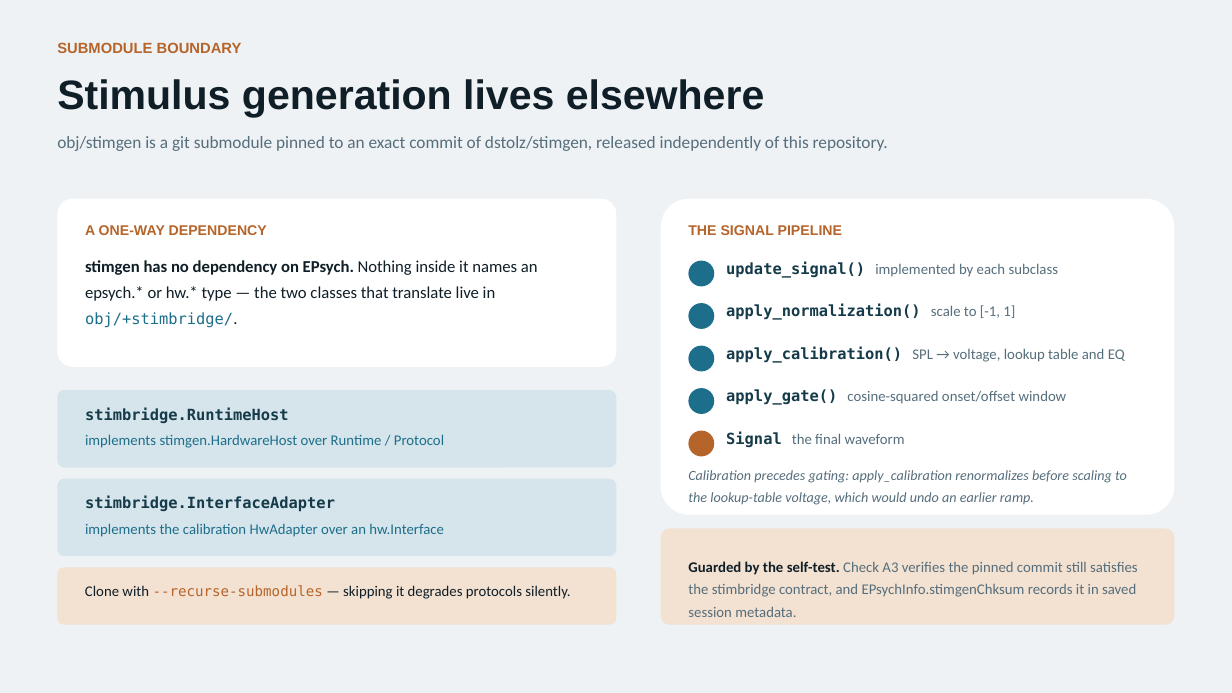
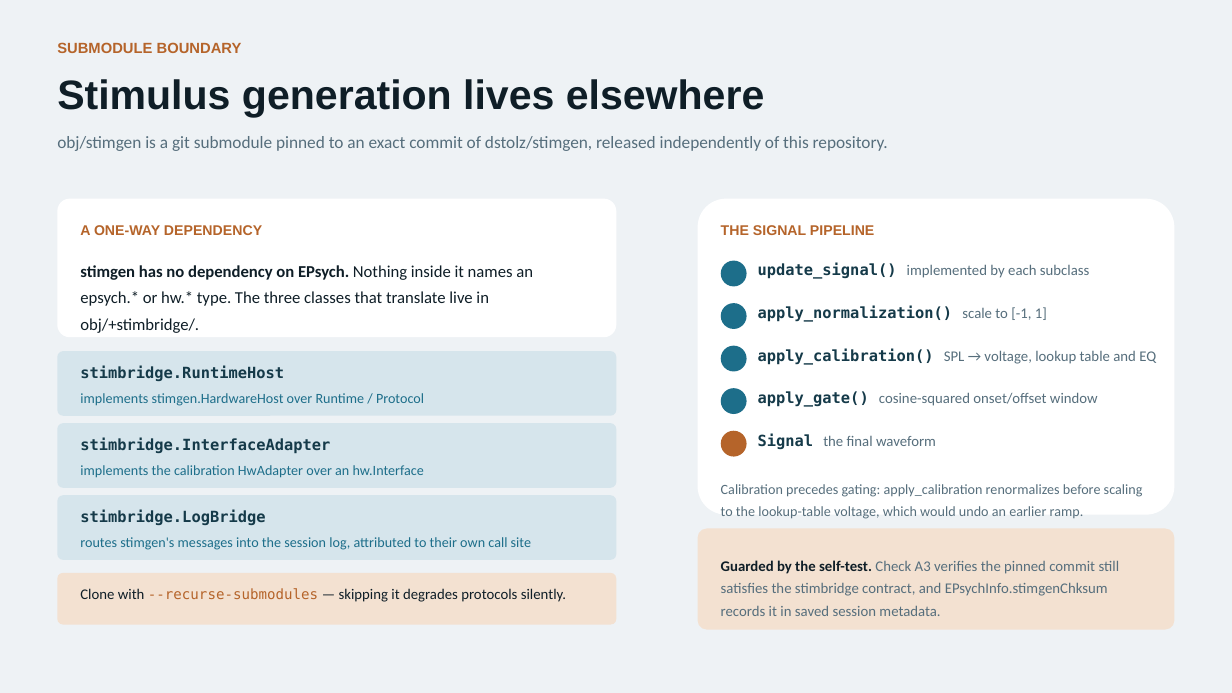
Before and after one commit to dstolz/epsych2, a slide deck: slide 13 of documentation/overviews/EPsych2_Overview.pptx (slide 9 before the commit). Drawn at 1232x693 pixels with LibreOffice and Linux fonts; fonts in the diff are those of the drawing. Boxes give left, top, right and bottom in pixels: in the first picture for what was removed or moved away, otherwise in the second. Text is boxed around its words. In the diff, an @@ line names an element or a change of style, - is before the commit and + after.

```diff
--- a/documentation/overviews/EPsych2_Overview.pptx
+++ b/documentation/overviews/EPsych2_Overview.pptx
@@ rounded rectangle: place and size @@
-rounded rectangle at [57,199,616,367]
+rounded rectangle at [57,199,616,337]
@@ rounded rectangle: place and size @@
-rounded rectangle at [661,199,1175,515]
+rounded rectangle at [698,199,1175,515]
@@ text added at [80,225,262,235], 11 pt, text #B5642A, bold @@
+A ONE-WAY DEPENDENCY
@@ text "THE SIGNAL PIPELINE": place and size @@
-text "THE SIGNAL PIPELINE" at [688,225,842,235]
+text "THE SIGNAL PIPELINE" at [721,225,874,235]
@@ text at [80,265,533,333]: text changed @@
-A ONE-WAY DEPENDENCY
-stimgen has no dependency on EPsych. Nothing inside it names an epsych.* or hw.* type — the two classes that translate live in obj/+stimbridge/.
+stimgen has no dependency on EPsych. Nothing inside it names an epsych.* or hw.* type. The three classes that translate live in obj/+stimbridge/.
@@ text "update_signal() implemented by each subclass": place and size @@
-text "update_signal() implemented by each subclass" at [726,261,1059,278]
+text "update_signal() implemented by each subclass" at [758,263,1090,279]
@@ text "apply_normalization() scale to [-1, 1]": place and size @@
-text "apply_normalization() scale to [-1, 1]" at [726,303,1015,320]
+text "apply_normalization() scale to [-1, 1]" at [758,305,1047,322]
@@ rounded rectangle added at [57,351,616,416], fill #D6E5EC @@
@@ text "apply_calibration() SPL → voltage, lookup ...": place and size @@
-text "apply_calibration() SPL → voltage, lookup ..." at [726,346,1125,363]
+text "apply_calibration() SPL → voltage, lookup ..." at [758,348,1156,365]
@@ text "implements stimgen.HardwareHost over Runtime / ...": place and size @@
-text "implements stimgen.HardwareHost over Runtime / ..." at [85,407,444,448]
+text "implements stimgen.HardwareHost over Runtime / ..." at [80,393,424,406]
@@ text "implements stimgen.HardwareHost over Runtime / ..." at [80,393,424,406]: size 11.5 to 11 pt; line spacing 1.2 to 1 @@
@@ text added at [80,365,284,381], 12 pt, text #153A49, bold @@
+stimbridge.RuntimeHost
@@ text "apply_gate() cosine-squared onset/offset window": place and size @@
-text "apply_gate() cosine-squared onset/offset window" at [726,389,1067,405]
+text "apply_gate() cosine-squared onset/offset window" at [758,391,1098,407]
@@ text at [85,407,289,423]: paragraph removed @@
-stimbridge.RuntimeHost
@@ rounded rectangle: place and size @@
-rounded rectangle at [57,390,616,468]
+rounded rectangle at [57,423,616,488]
@@ text added at [80,437,330,453], 12 pt, text #153A49, bold @@
+stimbridge.InterfaceAdapter
@@ 5 ellipses: place and size @@
-5 ellipses at [689,261,714,457]
+5 ellipses at [721,261,747,457]
@@ text "Signal the final waveform": place and size @@
-text "Signal the final waveform" at [726,431,905,447]
+text "Signal the final waveform" at [758,433,936,450]
@@ text "implements the calibration HwAdapter over ..." at [80,465,424,478]: size 11.5 to 11 pt; line spacing 1.2 to 1 @@
@@ text "implements the calibration HwAdapter over ...": place and size @@
-text "implements the calibration HwAdapter over ..." at [85,496,444,537]
+text "implements the calibration HwAdapter over ..." at [80,465,424,478]
@@ text "Calibration precedes gating: apply_calibration renormalizes ...": place and size @@
-text "Calibration precedes gating: apply_calibration renormalizes ..." at [688,470,1127,505]
+text "Calibration precedes gating: apply_calibration renormalizes ..." at [721,484,1143,519]
@@ text "Calibration precedes gating: apply_calibration renormalizes ..." at [721,484,1143,519]: italic off @@
@@ rounded rectangle: place and size @@
-rounded rectangle at [57,479,616,556]
+rounded rectangle at [57,495,616,560]
@@ text added at [80,509,265,525], 12 pt, text #153A49, bold @@
+stimbridge.LogBridge
@@ text at [85,496,335,511]: paragraph removed @@
-stimbridge.InterfaceAdapter
@@ text added at [80,537,531,550], 11 pt, text #1D6E8A @@
+routes stimgen's messages into the session log, attributed to their own call site
@@ rounded rectangle: place and size @@
-rounded rectangle at [661,529,1175,625]
+rounded rectangle at [698,529,1175,629]
@@ text "Guarded by the self-test. Check ..." rewrapped from [688,561,1138,617] to [721,560,1120,616] @@
@@ rounded rectangle: place and size @@
-rounded rectangle at [57,567,616,625]
+rounded rectangle at [57,573,616,625]
@@ text "Clone with --recurse-submodules — skipping ...": place and size @@
-text "Clone with --recurse-submodules — skipping ..." at [85,585,570,599]
+text "Clone with --recurse-submodules — skipping ..." at [80,588,566,602]
```
Also in this commit, not shown: 12 other slides changed, 7 slides added.
